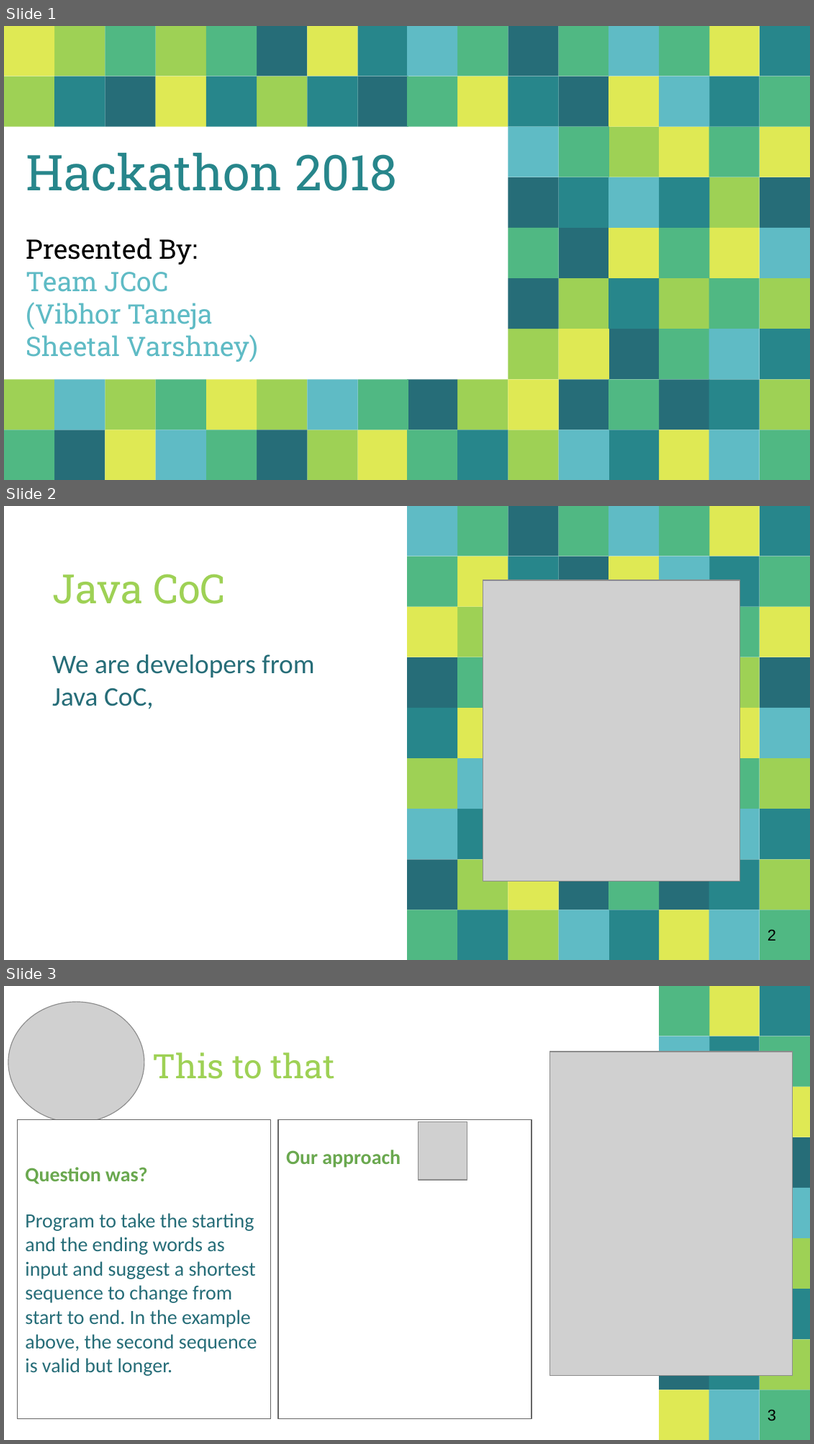
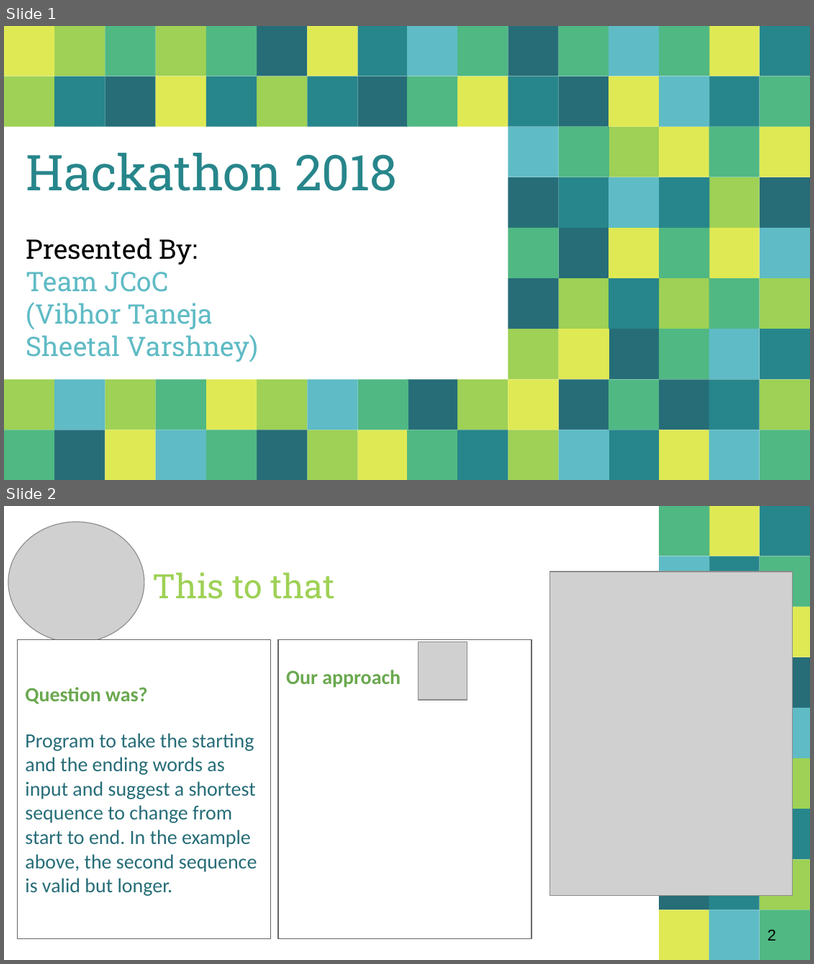
Before and after one commit to vibhortaneja/hackathon, a slide deck: HackathonPPT.pptx. Shown one above the other, each under a label of ours: slides 1, 2 and 3 before the commit, slides 1 and 2 after it. The pictures are 814x1444 and 814x964 pixels, drawn with LibreOffice and Linux fonts; fonts in the diff are those of the drawing; grey boxes stand for pictures. Boxes give left, top, right and bottom in pixels: in the first picture for what was removed or moved away, otherwise in the second. Text is boxed around its words. In the diff, an @@ line names an element or a change of style, - is before the commit and + after.

```diff
--- a/HackathonPPT.pptx
+++ b/HackathonPPT.pptx
@@ slide 2 removed at box(4, 506, 810, 960), background #FFFFFF; not listed: 42 template elements that a slide beside it also shows @@
@@ title removed at box(52, 574, 226, 604) @@
-Java CoC
@@ picture removed at box(483, 580, 741, 881) @@
@@ rectangle removed at box(407, 607, 458, 658) @@
@@ rectangle removed at box(458, 607, 509, 658) @@
@@ text removed at box(52, 654, 314, 709) @@
-We are developers from Java CoC,
@@ rectangle removed at box(407, 656, 458, 708) @@
@@ rectangle removed at box(458, 656, 509, 708) @@
@@ rectangle removed at box(407, 708, 458, 759) @@
@@ rectangle removed at box(458, 708, 509, 759) @@
@@ rectangle removed at box(407, 759, 458, 809) @@
@@ rectangle removed at box(458, 759, 509, 809) @@
@@ rectangle removed at box(407, 808, 458, 860) @@
@@ rectangle removed at box(458, 808, 509, 860) @@
@@ page number removed at box(768, 929, 777, 940) @@
-2
@@ what was slide 3 is now slide 2 @@
@@ page number at box(768, 929, 777, 940): text changed @@
-3
+2
```
Also in this commit, not shown: 1 other file.
